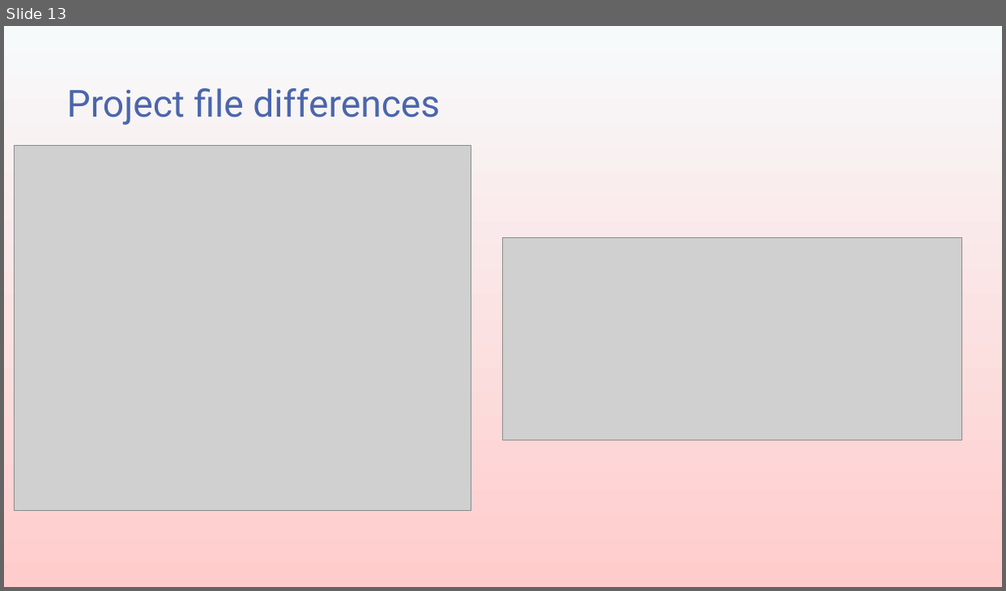
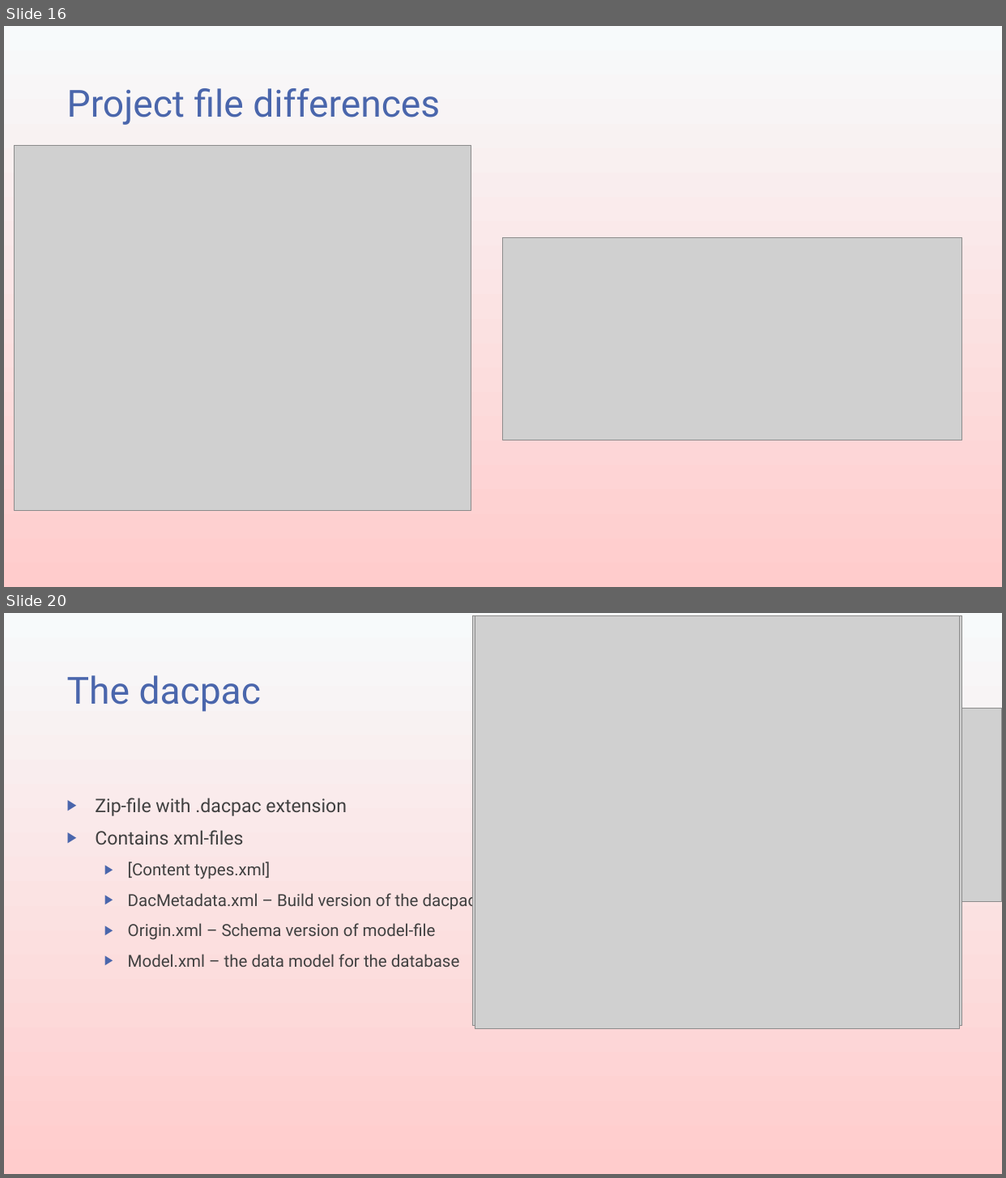
Before and after one commit to transmokopter/Presentations, a slide deck: an-introduction-to-sql-server-database-projects/an-introduction-to-sql-server-database-projects.pptx. Shown one above the other, each under a label of ours: slide 13 before the commit, slides 16 and 20 after it; the slides between them are not shown. The pictures are 1006x591 and 1006x1178 pixels, drawn with LibreOffice and Linux fonts; fonts in the diff are those of the drawing; grey boxes stand for pictures; background and template pictures are left out. Boxes give left, top, right and bottom in pixels: in the first picture for what was removed or moved away, otherwise in the second. Text is boxed around its words. In the diff, an @@ line names an element or a change of style, - is before the commit and + after.

```diff
--- a/an-introduction-to-sql-server-database-projects/an-introduction-to-sql-server-database-projects.pptx
+++ b/an-introduction-to-sql-server-database-projects/an-introduction-to-sql-server-database-projects.pptx
@@ slide 20 added at [4, 613, 1002, 1174], background gradient #F7FAFB to #FFCCCC @@
@@ picture added at [473, 615, 962, 1025] @@
@@ picture added at [475, 615, 960, 1029] @@
@@ title added at [67, 675, 261, 712], 36 pt, text #4A66AC @@
+The dacpac
@@ picture added at [482, 708, 1002, 902] @@
@@ text added at [95, 798, 477, 967], 16 pt, text #404040 @@
+▶ Zip-file with .dacpac extension
+▶ Contains xml-files
+  ▶ [Content types.xml]
+  ▶ DacMetadata.xml – Build version of the dacpac
+  ▶ Origin.xml – Schema version of model-file
+  ▶ Model.xml – the data model for the database
@@ what was slide 13 is now slide 16 @@
```
Also in this commit, not shown: 2 slides changed, 8 other slides added, 19 other files.
